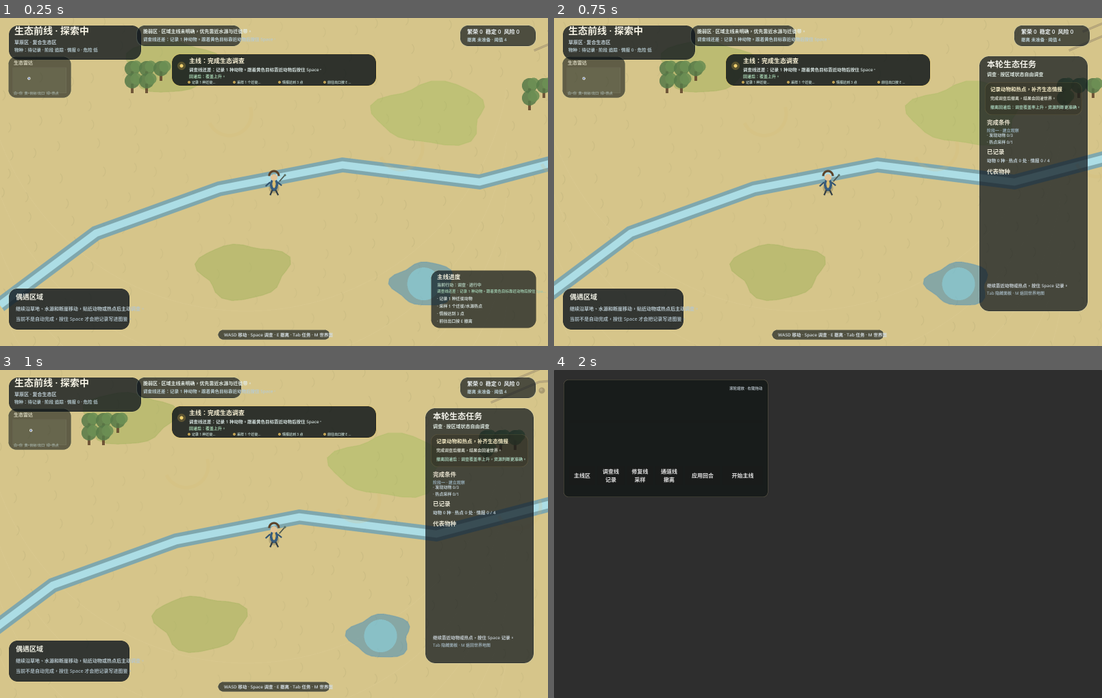
Above: before the commit, frames 1-4 (two rows, left to right).
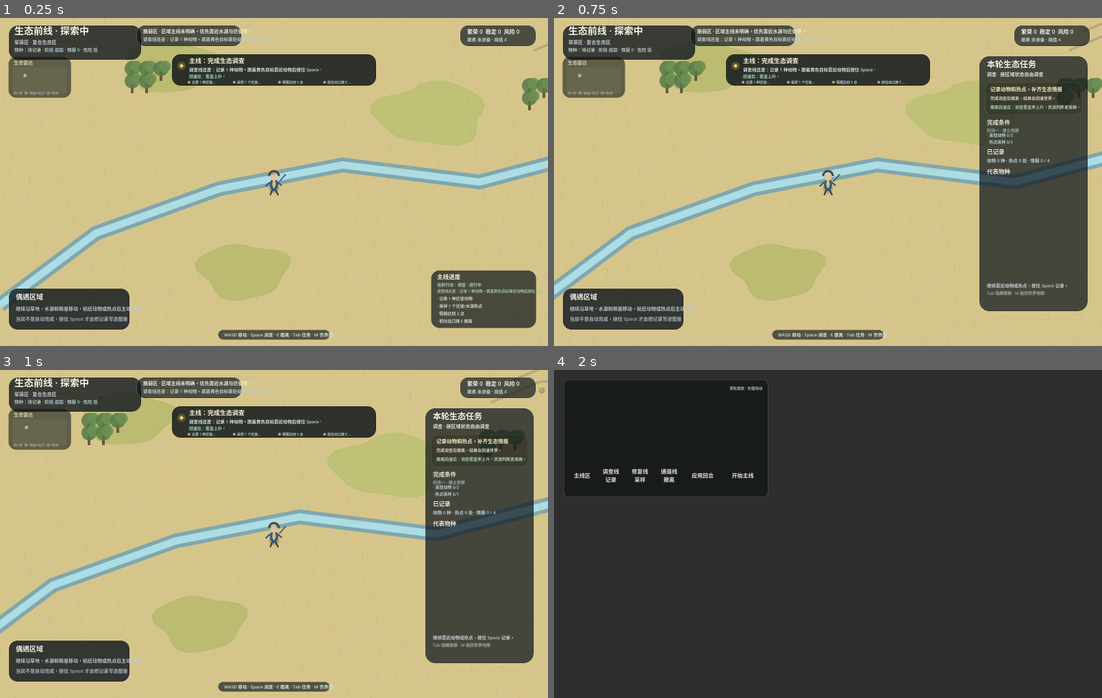
Above: after the commit, the same moments.

Repository: XingchenYu/eco-world
Game: Godot game, scene res://scenes/savanna_explorer.tscn
The game is run twice, just before and just after one commit, with the same random seed, the same clock (stepped at 60 frames per second) and the same inputs. This scene is started directly instead of the project's main scene.
Inputs (mouse positions are in pixels of both pictures, inside the frame that each line leads up to):
- Up to frame 1 (0.25 s): no input
- Up to frame 2 (0.75 s): tap Enter at 0.5 s; move the mouse to (948, 165) at 0.52 s; hold Right (ui_right) from 0.53 s (still down); tap Tab at 0.6 s; click (948, 165) at 0.67 s
- Up to frame 3 (1 s): keep holding Right (ui_right); tap Space at 0.77 s
- Up to frame 4 (2 s): tap Space at 1.07, 1.52, 1.82 s; move the mouse to (718, 550) at 1.27 s; release Right (ui_right) at 1.28 s; hold Down (ui_down) from 1.28 s (still down); tap M at 1.35 s

The runs differ from the first frame. In frame 1, 0.9% of the frame differs, in the area x 4-83%, y 17-88%; in frame 2, 1.1%; in frame 3, 1.2%, in the area x 4-75%, y 17-88%; in frame 4, nothing differs.

Commit message:
Add 2D terrain and animal sprite assets

Diff:
--- a/godot/scripts/savanna_explorer.gd
+++ b/godot/scripts/savanna_explorer.gd
@@ -7,7 +7,7 @@
 const PROJECT_SELECTED_REGION_PATH := "res://data/selected_expedition_region.json"
 const WORLD_MAP_SCENE := "res://scenes/world_map.tscn"
 const BASE_WORLD_SIZE := Vector2(2800, 1700)
-const WORLD_SIZE := Vector2(3600, 2300)
+const WORLD_SIZE := Vector2(4800, 3200)
 const PLAYER_RADIUS := Vector2(18, 22)
 const DEFAULT_SPAWN := Vector2(860, 1120)
 const HOTSPOT_LAYOUT := {
@@ -152,6 +152,17 @@
 	"forest": "res://assets/ui/region_maps/forest.png",
 	"coast": "res://assets/ui/region_maps/coast.png",
 }
+const ANIMAL_TEXTURE_PATHS := {
+	"antelope": "res://assets/ui/animal_sprites/antelope.png",
+	"canid": "res://assets/ui/animal_sprites/canid.png",
+	"crocodile": "res://assets/ui/animal_sprites/crocodile.png",
+	"elephant": "res://assets/ui/animal_sprites/elephant.png",
+	"fish": "res://assets/ui/animal_sprites/fish.png",
+	"giraffe": "res://assets/ui/animal_sprites/giraffe.png",
+	"lion": "res://assets/ui/animal_sprites/lion.png",
+	"vulture": "res://assets/ui/animal_sprites/vulture.png",
+	"zebra": "res://assets/ui/animal_sprites/zebra.png",
+}
 
 var world_data: Dictionary = {}
 var region_detail: Dictionary = {}
@@ -159,6 +170,7 @@
 var current_theme: Dictionary = BIOME_THEMES["grassland"]
 var current_region_layout: Dictionary = REGION_LAYOUTS["grassland"]
 var current_region_texture: Texture2D
+var animal_textures: Dictionary = {}
 var species_manifest: Array = []
 var hotspots: Array = []
 var wildlife: Array = []
@@ -222,6 +234,7 @@
 	mouse_filter = Control.MOUSE_FILTER_IGNORE
 	set_process(true)
 	ui_font = ThemeDB.fallback_font
+	_load_animal_textures()
 	_load_region_payload()
 	_build_wildlife()
 	_update_camera()
@@ -641,6 +654,15 @@
 	return ImageTexture.create_from_image(image)
 
 
+func _load_animal_textures() -> void:
+	animal_textures.clear()
+	for texture_key in ANIMAL_TEXTURE_PATHS.keys():
+		var image := Image.load_from_file(ProjectSettings.globalize_path(str(ANIMAL_TEXTURE_PATHS[texture_key])))
+		if image == null:
+			continue
+		animal_textures[texture_key] = ImageTexture.create_from_image(image)
+
+
 func _wildlife_spawn_position(index: int, anchor: Vector2, radius: Vector2) -> Vector2:
 	var angle := float(index) * 1.91
 	var spread := Vector2(cos(angle) * radius.x * 0.92, sin(angle * 1.37) * radius.y * 0.82)
@@ -991,12 +1013,22 @@
 		animal["activity"] = activity
 		var current_pos: Vector2 = animal.get("position", animal.get("anchor", Vector2.ZERO))
 		var target_pos: Vector2 = animal.get("target_position", _wildlife_next_target(animal, index))
+		var player_delta := current_pos - player_pos
+		var player_distance := player_delta.length()
+		var species_id := str(animal.get("species_id", ""))
+		var observed_this_frame := player_distance < 210.0 \
+			or species_id == survey_target_id \
+			or (not current_encounter.is_empty() and species_id == str(current_encounter.get("species_id", "")))
+		if observed_this_frame:
+			animal["activity"] = "观察"
+			animal["target_position"] = current_pos
+			animal["next_target_time"] = elapsed + 1.8
+			wildlife[index] = animal
+			continue
 		if elapsed >= float(animal.get("next_target_time", 0.0)) or current_pos.distance_to(target_pos) < 34.0:
 			target_pos = _wildlife_next_target(animal, index)
 			animal["target_position"] = target_pos
 			animal["next_target_time"] = elapsed + _wildlife_target_duration(animal, index)
-		var player_delta := current_pos - player_pos
-		var player_distance := player_delta.length()
 		if behavior == "stalk":
 			var prey_focus := _nearest_target(current_pos, prey_positions)
 			if prey_focus != Vector2.ZERO:
@@ -4095,17 +4127,17 @@
 func _draw_biome_life_details() -> void:
 	match _biome_key():
 		"wetland":
-			_draw_reed_bank(Vector2(700, 670), 6)
-			_draw_reed_bank(Vector2(1870, 730), 5)
+			_draw_reed_bank(_scale_world_point(Vector2(700, 670)), 6)
+			_draw_reed_bank(_scale_world_point(Vector2(1870, 730)), 5)
 		"forest":
-			_draw_forest_cluster(Vector2(690, 620), 7)
-			_draw_forest_cluster(Vector2(1840, 720), 6)
+			_draw_forest_cluster(_scale_world_point(Vector2(690, 620)), 7)
+			_draw_forest_cluster(_scale_world_point(Vector2(1840, 720)), 6)
 		"coast":
-			_draw_palm_cluster(Vector2(690, 640), 5)
-			_draw_palm_cluster(Vector2(1870, 700), 4)
-		_:
-			_draw_acacia_grove(Vector2(710, 650), 5)
-			_draw_acacia_grove(Vector2(1870, 700), 4)
+			_draw_palm_cluster(_scale_world_point(Vector2(690, 640)), 5)
+			_draw_palm_cluster(_scale_world_point(Vector2(1870, 700)), 4)
+		_:
+			_draw_acacia_grove(_scale_world_point(Vector2(710, 650)), 5)
+			_draw_acacia_grove(_scale_world_point(Vector2(1870, 700)), 4)
 
 
 func _draw_grass_patch(center: Vector2, width: float, height: float, color: Color) -> void:
@@ -4848,7 +4880,8 @@
 			var member_pos := pos + member_offset
 			var scale := _animal_visual_scale(animal) * (1.0 if group_index == 0 else 0.74)
 			var facing := -1.0 if sin(orbit) < 0.0 else 1.0
-			_draw_animal_silhouette(animal, member_pos, color, scale, facing)
+			if not _draw_animal_sprite(animal, member_pos, scale, group_index):
+				_draw_animal_silhouette(animal, member_pos, color, scale, facing)
 		var is_current: bool = not current_encounter.is_empty() and str(current_encounter.get("species_id", "")) == str(animal.get("species_id", ""))
 		var is_objective: bool = str(objective.get("kind", "")) == "animal" and (animal.get("position", Vector2.ZERO) as Vector2).distance_to(objective.get("position", Vector2.ZERO)) < 2.0
 		var label := _short_explorer_text("%s · %s" % [str(animal.get("label", "")), str(animal.get("category", ""))], 14)
@@ -4870,6 +4903,63 @@
 	if "gazelle" in species_id or "antelope" in species_id or "deer" in species_id:
 		return 1.08
 	return 1.0
+
+
+func _draw_animal_sprite(animal: Dictionary, pos: Vector2, scale: float, group_index: int) -> bool:
+	var texture_key := _animal_texture_key(animal)
+	if texture_key == "" or not animal_textures.has(texture_key):
+		return false
+	var texture: Texture2D = animal_textures[texture_key]
+	var base_width := _animal_sprite_width(texture_key) * scale
+	if group_index > 0:
+		base_width *= 0.78
+	var aspect := float(texture.get_height()) / maxf(1.0, float(texture.get_width()))
+	var draw_size := Vector2(base_width, base_width * aspect)
+	var draw_pos := pos - Vector2(draw_size.x * 0.5, draw_size.y * 0.72)
+	draw_texture_rect(texture, Rect2(draw_pos, draw_size), false)
+	return true
+
+
+func _animal_texture_key(animal: Dictionary) -> String:
+	var species_id := str(animal.get("species_id", "")).to_lower()
+	var category := str(animal.get("category", ""))
+	if "elephant" in species_id or "rhino" in species_id or "hippo" in species_id:
+		return "elephant"
+	if "giraffe" in species_id:
+		return "giraffe"
+	if "zebra" in species_id:
+		return "zebra"
+	if "lion" in species_id:
+		return "lion"
+	if "hyena" in species_id or "wild_dog" in species_id or "wolf" in species_id or "fox" in species_id or category == "掠食者":
+		return "canid"
+	if "crocodile" in species_id or "alligator" in species_id:
+		return "crocodile"
+	if category == "飞行动物" or "vulture" in species_id or "eagle" in species_id or "bird" in species_id:
+		return "vulture"
+	if category == "水域动物" or "fish" in species_id or "carp" in species_id or "pike" in species_id or "catfish" in species_id or "pufferfish" in species_id:
+		return "fish"
+	if "gazelle" in species_id or "antelope" in species_id or "deer" in species_id:
+		return "antelope"
+	return "antelope"
+
+
+func _animal_sprite_width(texture_key: String) -> float:
+	match texture_key:
+		"elephant":
+			return 132.0
+		"giraffe":
+			return 116.0
+		"lion", "canid", "zebra":
+			return 96.0
+		"crocodile":
+			return 112.0
+		"vulture":
+			return 86.0
+		"fish":
+			return 72.0
+		_:
+			return 88.0
 
 
 func _draw_interaction_prompts() -> void:
Binary file added: godot/assets/ui/animal_sprites/antelope.png
Binary file added: godot/assets/ui/animal_sprites/canid.png
Binary file added: godot/assets/ui/animal_sprites/crocodile.png
Binary file added: godot/assets/ui/animal_sprites/elephant.png
Binary file added: godot/assets/ui/animal_sprites/fish.png
Binary file added: godot/assets/ui/animal_sprites/giraffe.png
Binary file added: godot/assets/ui/animal_sprites/lion.png
Binary file added: godot/assets/ui/animal_sprites/vulture.png
Binary file added: godot/assets/ui/animal_sprites/zebra.png
Binary file removed: godot/assets/ui/region_maps/coast.png
Binary file removed: godot/assets/ui/region_maps/forest.png
Binary file removed: godot/assets/ui/region_maps/grassland.png
(and 4 more such lines)
